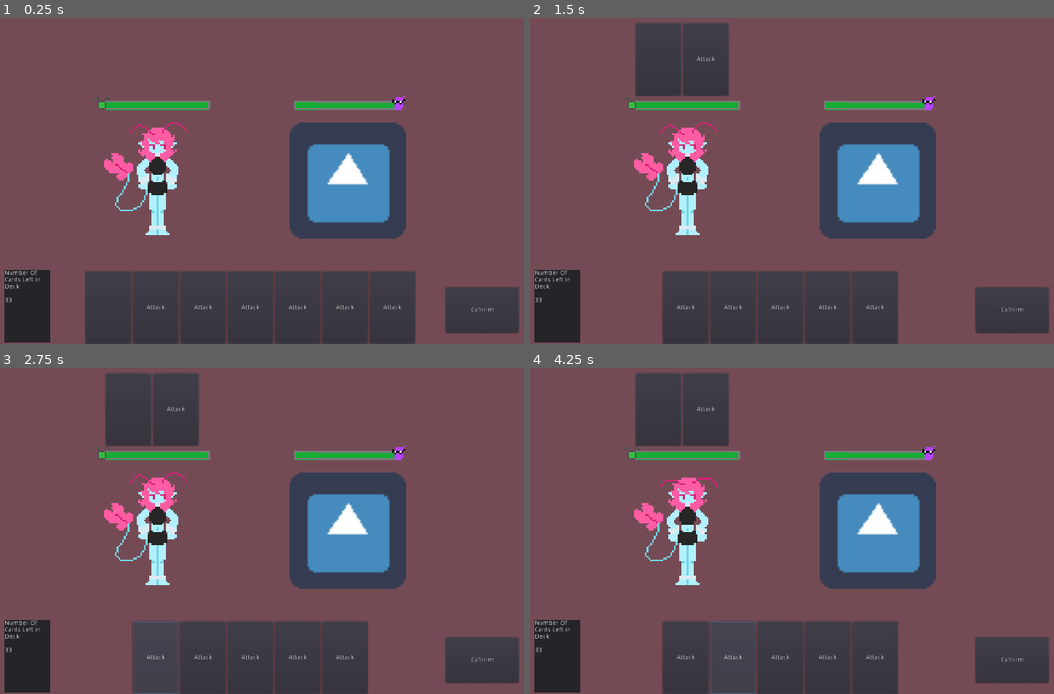
Above: before the commit, frames 1-4 (two rows, left to right).
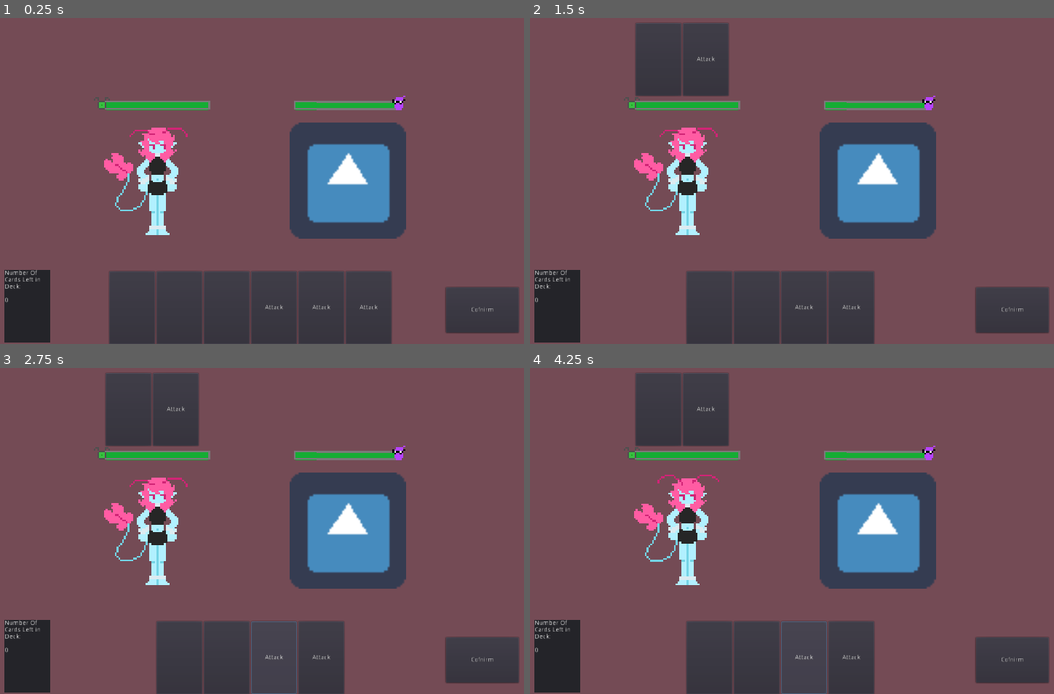
Above: after the commit, the same moments.

Repository: RyqShaw/May-Project
Game: Godot game, scene res://Battle/Battle.tscn
Two runs of this game, one before a commit and one after it. Both use one fixed random seed, a clock stepped at 60 frames per second and the inputs below. This scene is started directly instead of the project's main scene. The engine's default icon, where the game draws it, is replaced by a stand-in: a white triangle on a blue panel in a dark square.
Inputs (mouse positions are in pixels of both pictures, inside the frame that each line leads up to; where the layout moved, square brackets give the same spot in the first picture):
- Up to frame 1 (0.25 s): no input
- Up to frame 2 (1.5 s): click (661, 308) [640, 308] at 0.5 s; click "Attack" at 1.25 s
- Up to frame 3 (2.75 s): click "Attack" at 2 s
- Up to frame 4 (4.25 s): click (708, 658) at 2.77 s; click "Attack" at 3.5 s

The runs differ from the first frame. In frame 1, 2.9% of the frame differs, in the area x 0-80%, y 32-100%; in frame 2, 2.7%; in frame 3, 2.8%; in frame 4, 3.1%, in the area x 0-71%, y 32-100%.

Commit message:
Fixed Braindead Implementation of adding to selectedCards

Diff:
--- a/Battle/Battle.gd
+++ b/Battle/Battle.gd
@@ -16,8 +16,9 @@
 	player.connect("no_confidence", self, "on_Player_died")
 
 	#Init Deck for testing purposes
-	cardHandler.deck.append(load("res://Battle/Cards/CardButton.tscn").instance())
-	for i in 39:
+	for i in 3:
+		cardHandler.deck.append(load("res://Battle/Cards/CardButton.tscn").instance())
+	for i in 3:
 		cardHandler.deck.append(load("res://Battle/Cards/AttackCardButton.tscn").instance())
 	create_hand()
 
@@ -54,15 +55,15 @@
 
 func add_hand(card):
 	if hand.get_child_count() < 7:
+		battleUnits.PlayerStats.moves += card.moveValue
 		selectedCards.remove_child(card)
 		hand.add_child(card)
-		battleUnits.PlayerStats.moves += card.moveValue
 
 func add_selected(card):
-	if selectedCards.get_child_count() <= battleUnits.PlayerStats.moves:
+	if battleUnits.PlayerStats.moves - card.moveValue >= 0:
+		battleUnits.PlayerStats.moves -= card.moveValue
 		hand.remove_child(card)
 		selectedCards.add_child(card)
-		battleUnits.PlayerStats.moves -= card.moveValue
 
 func _on_Confirm_pressed():
 	for i in selectedCards.get_children():
--- a/Battle/Battle.tscn
+++ b/Battle/Battle.tscn
@@ -62,7 +62,7 @@
 
 [node name="Player" parent="." instance=ExtResource( 1 )]
 position = Vector2( 426, 360 )
-frame = 0
+frame = 2
 
 [node name="emptyBarPart1" parent="Player/PlayerConfBar" index="1"]
 frame = 0
